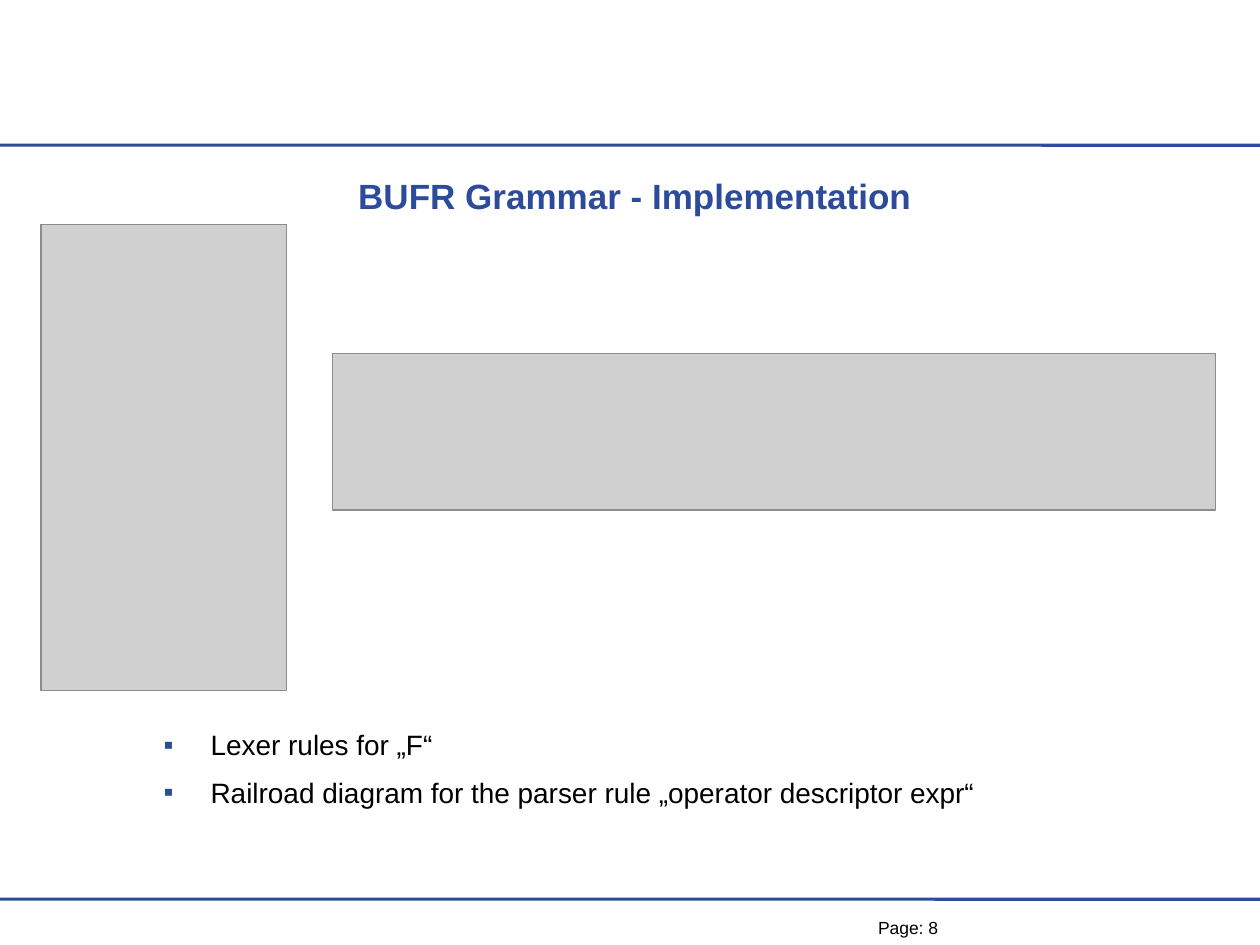
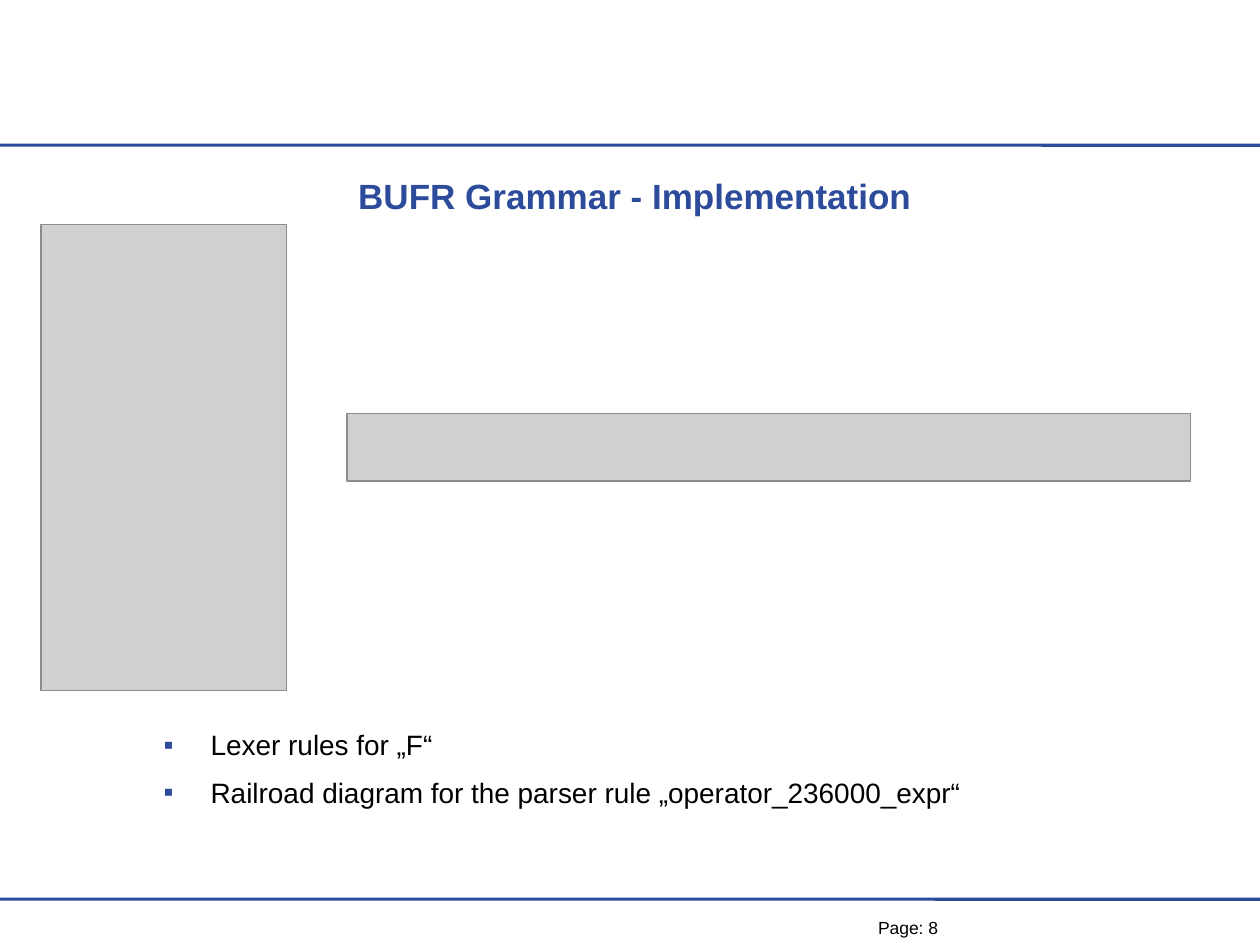
Before and after one commit to mheene/bufr-grammar, a slide deck: slide 8 of talk/BUFR-Grammar-Talk.ppt. Drawn at 1260x945 pixels with LibreOffice and Linux fonts; fonts in the diff are those of the drawing; grey boxes stand for pictures; background and template pictures are left out. Boxes give left, top, right and bottom in pixels: in the first picture for what was removed or moved away, otherwise in the second. Text is boxed around its words. In the diff, an @@ line names an element or a change of style, - is before the commit and + after.

```diff
--- a/talk/BUFR-Grammar-Talk.ppt
+++ b/talk/BUFR-Grammar-Talk.ppt
@@ picture: place and size @@
-picture at (333, 354, 1216, 510)
+picture at (348, 413, 1191, 481)
@@ text at (211, 782, 960, 808): text changed @@
-▪ Railroad diagram for the parser rule „operator descriptor expr“
+▪ Railroad diagram for the parser rule „operator_236000_expr“
```
Also in this commit, not shown: 4 other slides changed, 1 slide added.
